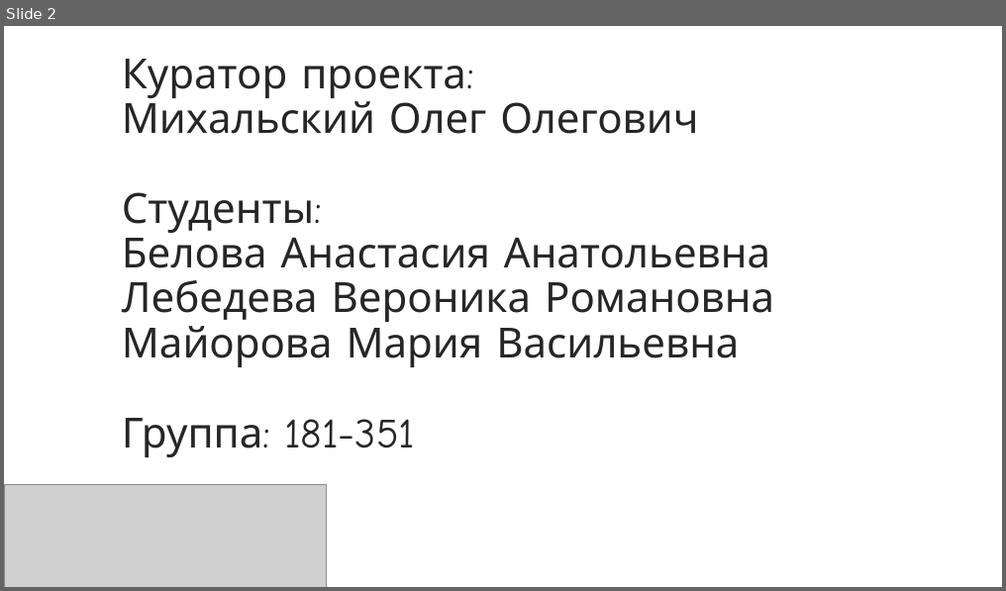
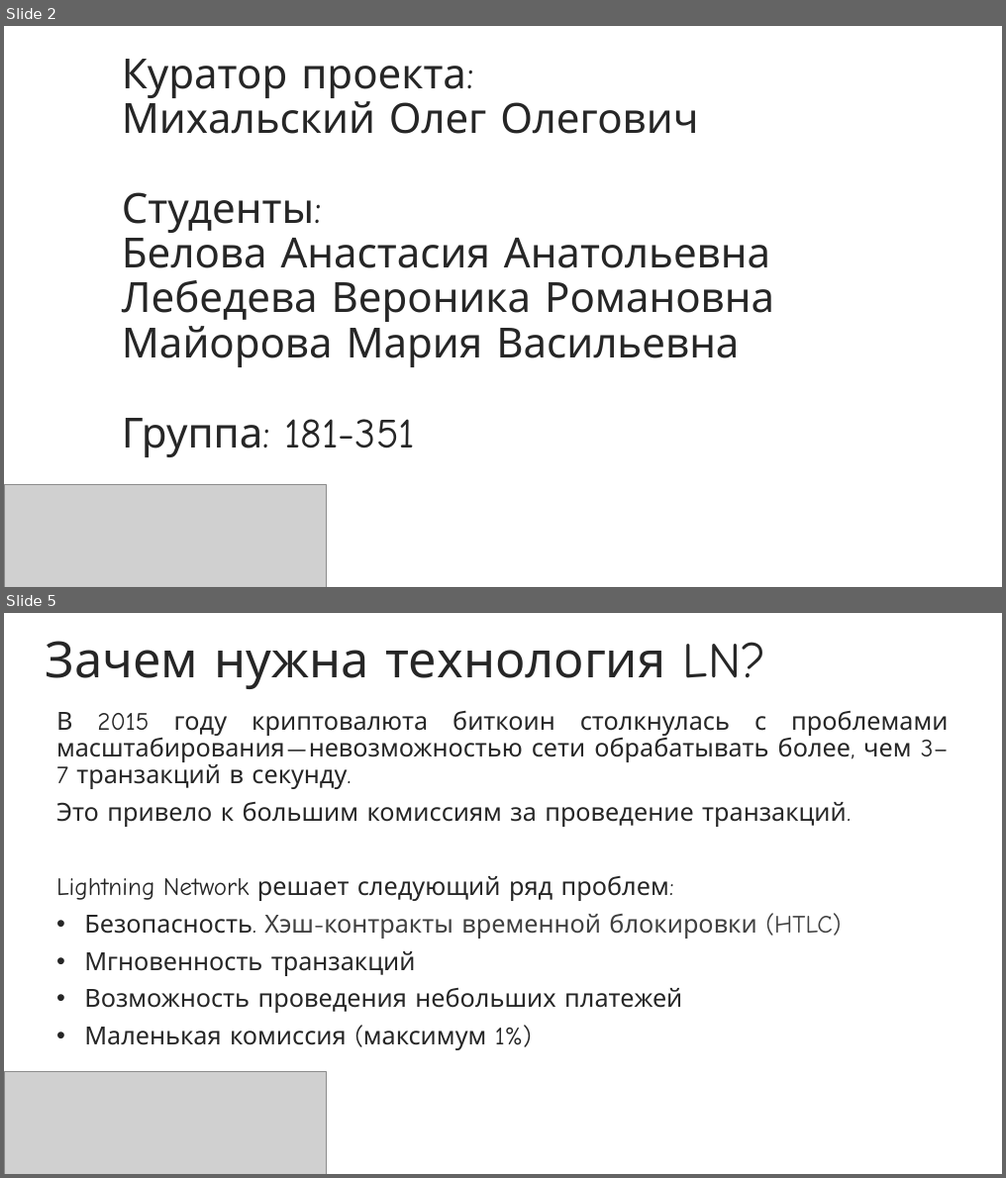
Before and after one commit to NikaLeb/181_351_testingLN, a slide deck: Lightning_Network.pptx. Shown one above the other, each under a label of ours: slide 2 before the commit, slides 2 and 5 after it; the slides between them are not shown. The pictures are 1006x591 and 1006x1178 pixels, drawn with LibreOffice and Linux fonts; fonts in the diff are those of the drawing; grey boxes stand for pictures; background and template pictures are left out. Boxes give left, top, right and bottom in pixels: in the first picture for what was removed or moved away, otherwise in the second. Text is boxed around its words. In the diff, an @@ line names an element or a change of style, - is before the commit and + after.

```diff
--- a/Lightning_Network.pptx
+++ b/Lightning_Network.pptx
@@ slide 5 added at (4,613,1002,1174), background picture (left out) @@
@@ title added at (45,641,766,689), 48 pt, text #262626 @@
+Зачем нужна технология LN?
@@ subtitle added at (56,711,948,1051), 24 pt, text #262626 @@
+В 2015 году криптовалюта биткоин столкнулась с проблемами масштабирования — невозможностью сети обрабатывать более, чем 3–7 транзакций в секунду.
+Это привело к большим комиссиям за проведение транзакций.
+Lightning Network решает следующий ряд проблем:
+• Безопасность. Хэш-контракты временной блокировки (HTLC)
+• Мгновенность транзакций
+• Возможность проведения небольших платежей
+• Маленькая комиссия (максимум 1%)
@@ picture added at (4,1071,327,1174) @@
```
Also in this commit, not shown: 10 other slides added, 9 slides removed.
